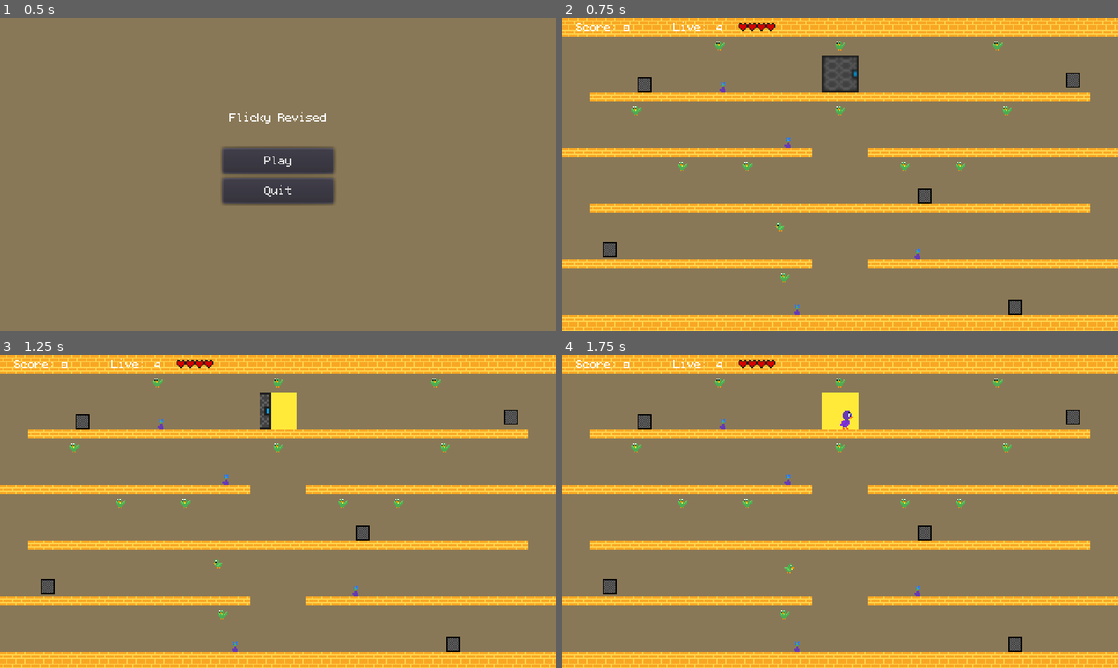
Above: before the commit, frames 1-4 (two rows, left to right).
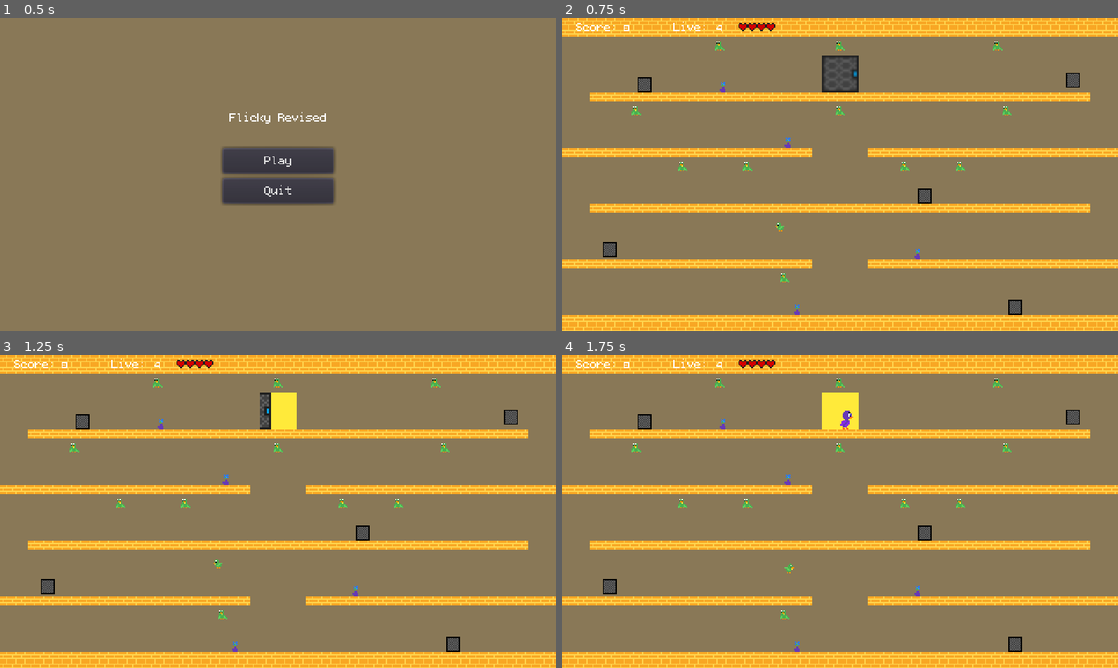
Above: after the commit, the same moments.

Repository: jordanhalase/Capstone6
Game: Godot game, scene res://Maps/Menu.tscn
Same seed, same stepped clock (60 frames per second), same inputs: the game is played once before the commit and once after it.
Inputs (mouse positions are in pixels of both pictures, inside the frame that each line leads up to):
- Up to frame 1 (0.5 s): no input
- Up to frame 2 (0.75 s): click "Play" at 0.5 s
- Up to frame 3 (1.25 s): no input
- Up to frame 4 (1.75 s): tap Enter at 1.25 s; move the mouse to (962, 495) at 1.27 s; hold Right (ui_right) from 1.28 s (still down); click (962, 495) at 1.42 s

Frame 1 is identical in both runs. In frame 2, 0.2% of the frame differs, in the area x 12-81%, y 7-85%; in frame 3, 0.2%; in frame 4, 0.2%.

Commit message:
updated scoring

Diff:
--- a/Nodes/BirdStationary.tscn
+++ b/Nodes/BirdStationary.tscn
@@ -22,7 +22,6 @@
 [node name="Sprite" type="AnimatedSprite" parent="."]
 frames = SubResource( 1 )
 animation = "fly"
-frame = 2
 playing = true
 
 [node name="CollisionShape2D" type="CollisionShape2D" parent="."]
--- a/Nodes/DyingCat.tscn
+++ b/Nodes/DyingCat.tscn
@@ -26,7 +26,7 @@
 
 [node name="AnimatedSprite" type="AnimatedSprite" parent="."]
 frames = SubResource( 1 )
-frame = 5
+frame = 2
 playing = true
 
 [node name="CollisionShape2D" type="CollisionShape2D" parent="."]
--- a/Scripts/BirdChain.gd
+++ b/Scripts/BirdChain.gd
@@ -22,7 +22,7 @@
 	map = get_parent()
 	delayBuffer = DelayBuffer.new(DELAY_FRAMES + DELAY_TARGET, target.position)
 	# warning-ignore:return_value_discarded
-	EventBus.connect("bird_collected", self, "increment_chain")
+	#EventBus.connect("bird_collected", self, "increment_chain")
 
 	var lag: BirdFollowing
 	if (num_birds > 0):
--- a/Scripts/BirdFollowing.gd
+++ b/Scripts/BirdFollowing.gd
@@ -34,4 +34,5 @@
 			map.call_deferred("add_child", birdUnchained)
 			birdUnchained.set_global_position(bird.position)
 			bird.set_active(false)
+			EventBus.emit_signal("bird_dropped")
 		bird = bird.next
--- a/Scripts/BirdStationary.gd
+++ b/Scripts/BirdStationary.gd
@@ -7,5 +7,6 @@
 	# collides with this based on its collision mask.
 
 	#if body is Player:
+		get_node("../BirdChain").increment_chain()
 		EventBus.emit_signal("bird_collected")
 		queue_free()
--- a/Scripts/BirdUnchained.gd
+++ b/Scripts/BirdUnchained.gd
@@ -30,4 +30,5 @@
 
 func _on_Area2D_body_entered(_body: KinematicBody2D) -> void:
 	get_node("../BirdChain").increment_chain()
+	EventBus.emit_signal("bird_collected")
 	queue_free()
--- a/Scripts/EventBus.gd
+++ b/Scripts/EventBus.gd
@@ -4,3 +4,5 @@
 signal bird_collected
 
 signal cat_catch
+
+signal bird_dropped
--- a/Scripts/HUD.gd
+++ b/Scripts/HUD.gd
@@ -8,9 +8,14 @@
 	# warning-ignore:return_value_discarded
 	EventBus.connect("bird_collected", self, "update_score")
 	EventBus.connect("cat_catch", self, "update_lives")
+	EventBus.connect("bird_dropped", self, "deincrement_score")
 
 func update_score() -> void:
 	score += 10
+	get_node("HUD/Score_Num").set_text(str(score))
+
+func deincrement_score() -> void:
+	score -= 10
 	get_node("HUD/Score_Num").set_text(str(score))
 
 func update_lives() -> void:
